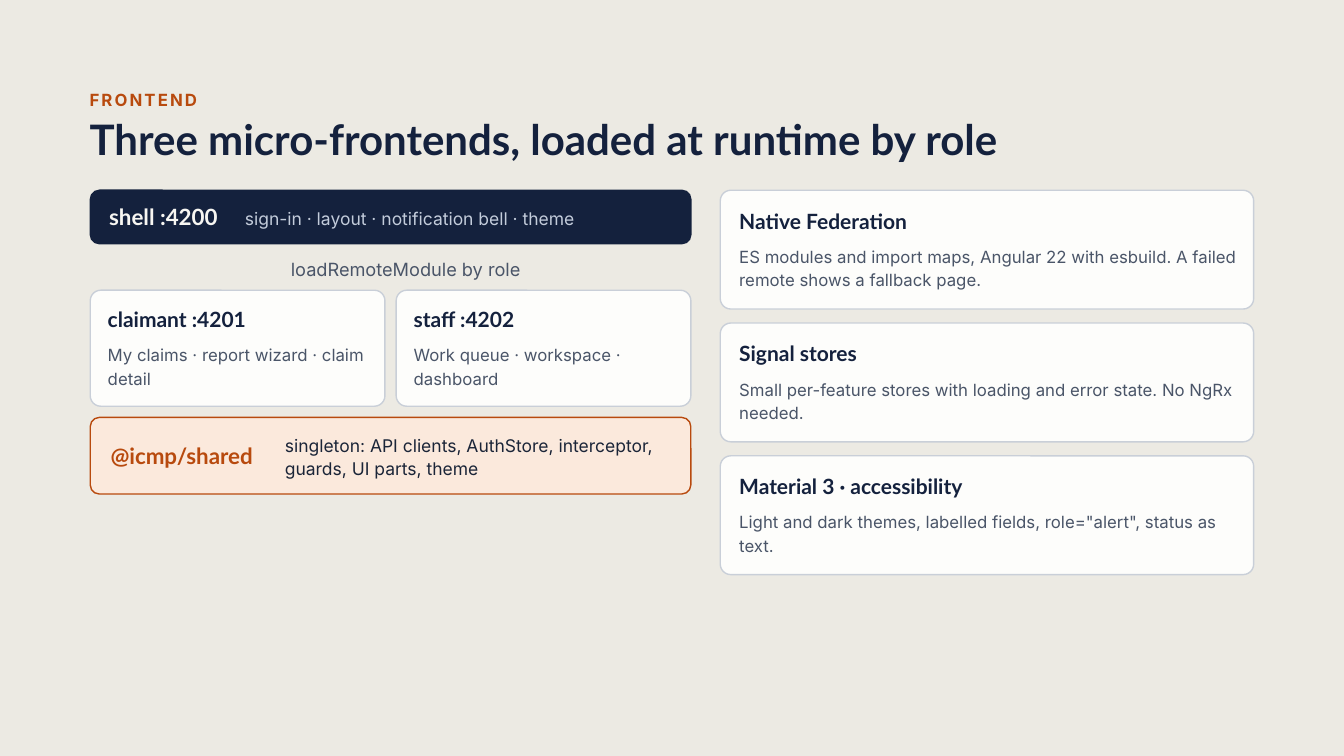
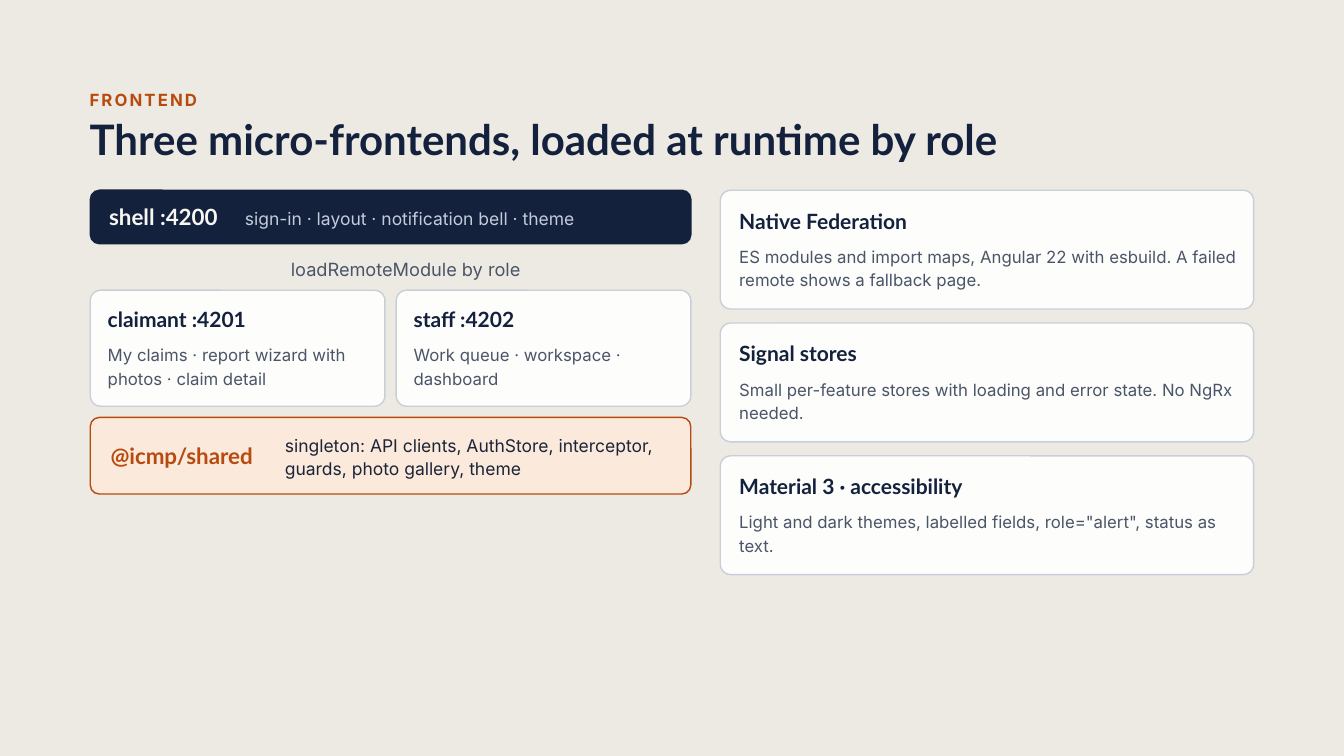
Before and after one commit to subbukurcheti557/claims-management-platform, a slide deck: slide 17 of docs/Claims-Hub-Presentation.pptx (slide 16 before the commit). Drawn at 1344x756 pixels with LibreOffice and Linux fonts; fonts in the diff are those of the drawing; background and template pictures are left out. Boxes give left, top, right and bottom in pixels: in the first picture for what was removed or moved away, otherwise in the second. Text is boxed around its words. In the diff, an @@ line names an element or a change of style, - is before the commit and + after.

Commit message:
added photos upload functionality in presentation

```diff
--- a/docs/Claims-Hub-Presentation.pptx
+++ b/docs/Claims-Hub-Presentation.pptx
@@ text at [108, 348, 345, 389]: text changed @@
-My claims · report wizard · claim detail
+My claims · report wizard with photos · claim detail
@@ text at [285, 439, 653, 479]: text changed @@
-singleton: API clients, AuthStore, interceptor, guards, UI parts, theme
+singleton: API clients, AuthStore, interceptor, guards, photo gallery, theme
```
Also in this commit, not shown: 10 other slides changed, 1 slide added.
